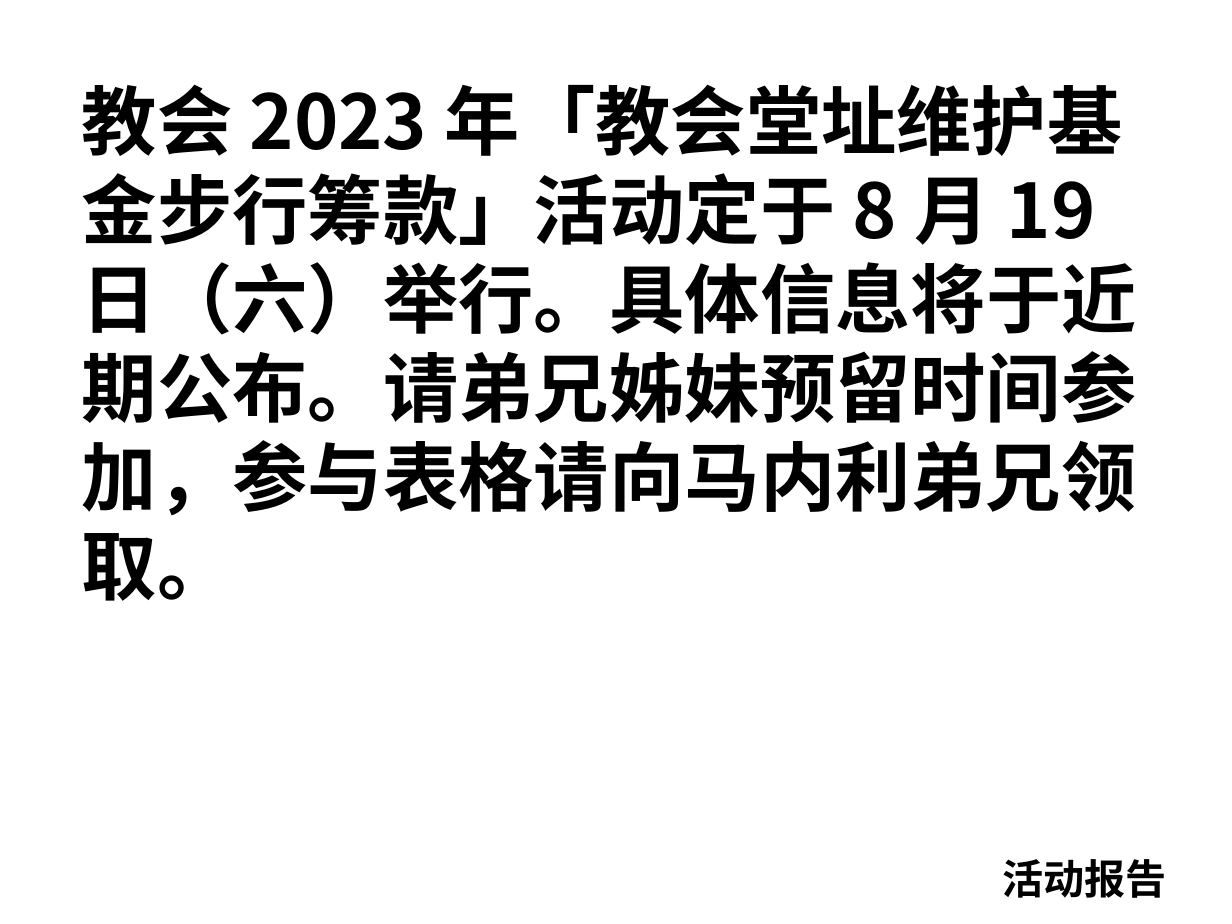
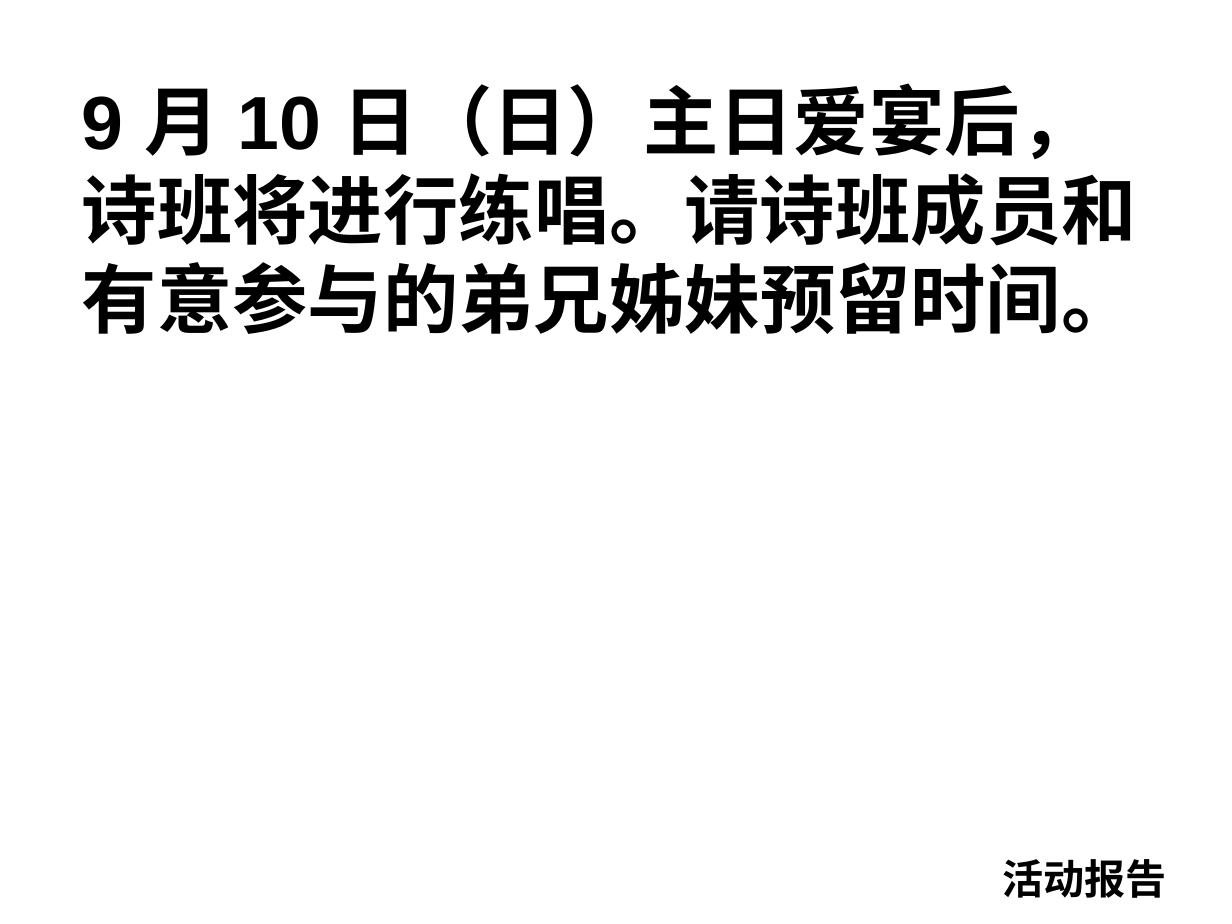
Before and after one commit to jackey-qiu/pyworship, a slide deck: slide 135 of 2023-09-03.pptx (slide 123 before the commit). Drawn at 1232x924 pixels with LibreOffice and Linux fonts; fonts in the diff are those of the drawing. Boxes give left, top, right and bottom in pixels: in the first picture for what was removed or moved away, otherwise in the second. Text is boxed around its words. In the diff, an @@ line names an element or a change of style, - is before the commit and + after.

```diff
--- a/2023-09-03.pptx
+++ b/2023-09-03.pptx
@@ text at box(82, 83, 1137, 334): text changed; font Noto Sans CJK SC to Arial @@
-教会 2023 年「教会堂址维护基金步行筹款」活动定于 8 月 19 日（六）举行。具体信息将于近期公布。请弟兄姊妹预留时间参加，参与表格请向马内利弟兄领取。
+9 月 10 日（日）主日爱宴后，诗班将进行练唱。请诗班成员和有意参与的弟兄姊妹预留时间。
```
Also in this commit, not shown: 38 other slides changed, 82 slides added, 64 slides removed, 14 other files.
